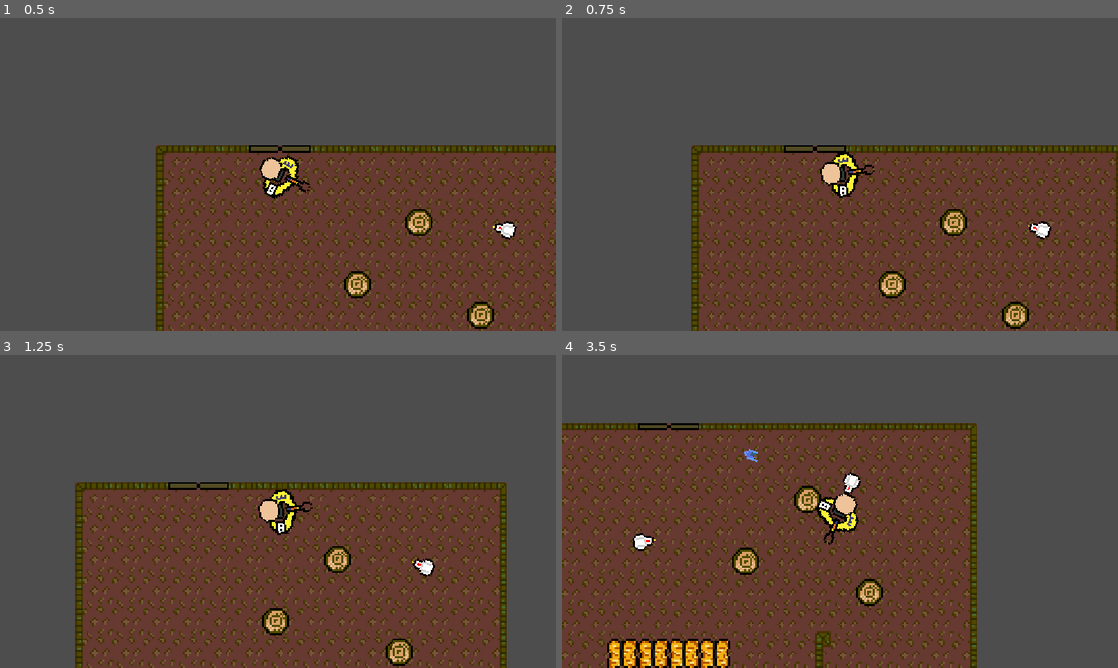
Above: before the commit, frames 1-4 (two rows, left to right).
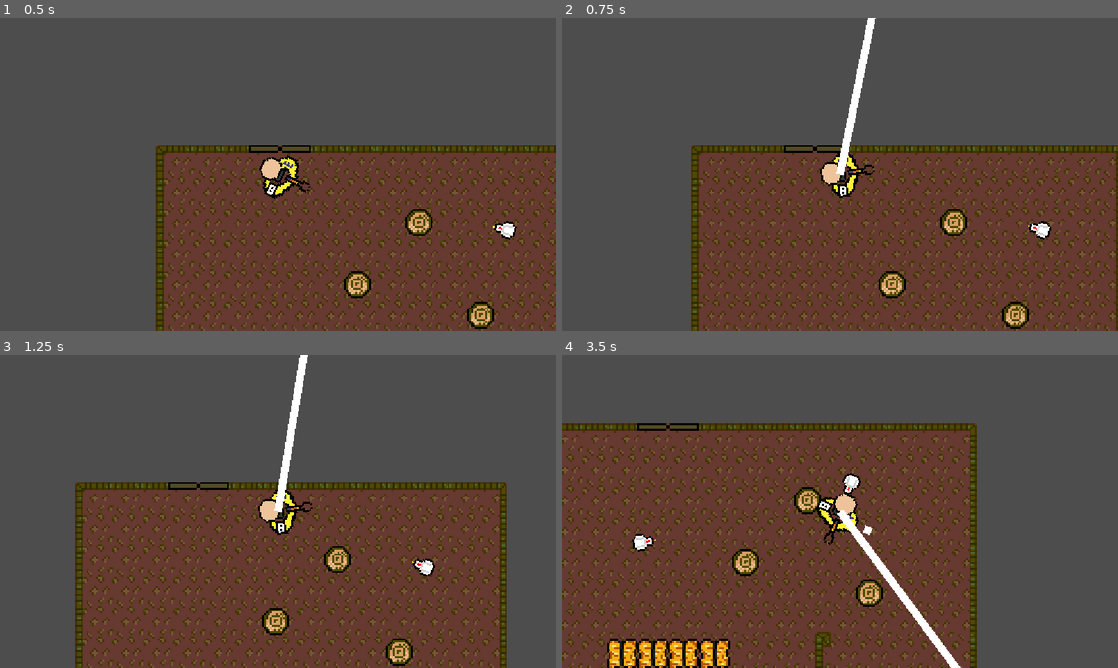
Above: after the commit, the same moments.

Repository: C6-H/BouncyBulletBounce
Game: Godot game, scene res://Scenes/Rooms/room.tscn
The game is run twice, just before and just after one commit, with the same random seed, the same clock (stepped at 60 frames per second) and the same inputs. This scene is started directly instead of the project's main scene.
Inputs (mouse positions are in pixels of both pictures, inside the frame that each line leads up to):
- Up to frame 1 (0.5 s): no input
- Up to frame 2 (0.75 s): tap Enter at 0.5 s; move the mouse to (962, 158) at 0.52 s; press the mouse at (962, 158) at 0.53 s; hold D (Right) from 0.53 s (still down)
- Up to frame 3 (1.25 s): keep holding D (Right)
- Up to frame 4 (3.5 s): move the mouse to (728, 527) at 1.27 s; release D (Right) at 1.28 s; release the mouse at (728, 527) at 1.28 s; hold S (Down) 1.28-2.03 s; click (728, 527) at 1.35 s; move the mouse to (895, 442) at 2.02 s; press the mouse at (895, 442) at 2.03 s; hold D (Right) 2.03-2.78 s; move the mouse to (812, 574) at 2.77 s; release the mouse at (812, 574) at 2.78 s; hold W (Up) from 2.78 s (still down); click (812, 574) at 2.85 s

Frame 1 is identical in both runs. In frame 2, 0.7% of the frame differs, in the area x 49-57%, y 0-51%; in frame 3, 0.7%; in frame 4, 6.6%, in the area x 0-75%, y 21-100%.

Commit message:
ReloadBar visual added

Diff:
--- a/Scenes/player.tscn
+++ b/Scenes/player.tscn
@@ -2,12 +2,17 @@
 
 [ext_resource type="Script" uid="uid://dwkqrcmt64agx" path="res://Scripts/player.gd" id="1_v0iea"]
 [ext_resource type="Texture2D" uid="uid://dlgs0pp8jj641" path="res://Assets/Player.png" id="2_cvnsp"]
+[ext_resource type="Shader" uid="uid://bv84qusjdb10y" path="res://Shaders/ReloadBar.gdshader" id="3_6t5aa"]
 
 [sub_resource type="CircleShape2D" id="CircleShape2D_22vlk"]
 radius = 11.045361
 
 [sub_resource type="CircleShape2D" id="CircleShape2D_v7ihv"]
 radius = 8.0
+
+[sub_resource type="ShaderMaterial" id="ShaderMaterial_cvnsp"]
+shader = ExtResource("3_6t5aa")
+shader_parameter/height = 0.0
 
 [node name="Player" type="CharacterBody2D" unique_id=84064236]
 z_index = 1
@@ -39,3 +44,13 @@
 [node name="Gun" type="Marker2D" parent="." unique_id=1911579320]
 position = Vector2(0, 1)
 rotation = 1.5707964
+
+[node name="ReloadBar" type="ColorRect" parent="." unique_id=1296674849]
+material = SubResource("ShaderMaterial_cvnsp")
+offset_left = 15.0
+offset_top = -9.0
+offset_right = 19.0
+offset_bottom = 5.0
+
+[node name="aim" type="Line2D" parent="." unique_id=734032842]
+width = 4.0
--- a/Scripts/bullet.gd
+++ b/Scripts/bullet.gd
@@ -1,7 +1,7 @@
 extends CharacterBody2D
 @onready var sprite_2d: Sprite2D = $Sprite2D
 
-var max_bounces = 30
+var max_bounces = 3
 var bounces = 0
 var speed: float = 10
 var collidable = true
--- a/Scripts/player.gd
+++ b/Scripts/player.gd
@@ -1,14 +1,16 @@
 extends CharacterBody2D
 var bullet_scene = preload("res://Scenes/Bullet.tscn")
 @onready var gun: Marker2D = $Gun
+@onready var reload_bar: ColorRect = $ReloadBar
+@onready var aim: Line2D = $aim
 
 
 const SPEED = 13500.0
 
 var charging = false
 @onready var reload_timer: Timer = $"Reload timer"
-var bullet_speed = 1.0
-
+var bullet_speed = 1000.0
+var max_bounces = 3
 var elapsed_time = 0.0
 
 func _physics_process(delta: float) -> void:
@@ -24,8 +26,14 @@
 
 func _process(delta: float) -> void:
 
+	if !reload_timer.is_stopped():
+		reload_bar.visible = true
+		reload_bar.material.set_shader_parameter("height", reload_timer.time_left/reload_timer.wait_time)
+	else:
+		reload_bar.visible = false
 	if Input.is_action_pressed("Shoot") and reload_timer.is_stopped():
 		charging = true
+		aimF()
 
 	if charging == true:
 		if elapsed_time < 5.0:
@@ -36,7 +44,8 @@
 
 
 	if Input.is_action_just_released("Shoot") and reload_timer.is_stopped():
-		print("shoot")
+		print(elapsed_time)
+		print(bullet_speed)
 		shoot()
 
 	if Input.is_action_just_released("Shoot") and charging:
@@ -61,3 +70,23 @@
 	bullet.rotation = rotation
 	bullet.speed = bullet_speed
 	bullet.velocity = Vector2(cos(rotation + PI/2), sin(rotation + PI/2)) * bullet_speed
+
+func ray_cast(from: Vector2, to: Vector2):
+	var space = get_world_2d().direct_space_state
+	var ray = PhysicsRayQueryParameters2D.create(from, to)
+	var data = space.intersect_ray(ray)
+	return data
+
+func aimF():
+	aim.points.clear()
+	var from_pos = position
+	while rotation < 0:
+		rotation += 2*PI
+	var v_rotation = rotation
+	var to_pos = 1000 * Vector2(cos(v_rotation), sin(v_rotation))
+	var points = []
+	for i in range(max_bounces - 1):
+		points.append(ray_cast(from_pos, to_pos).get("position"))
+		from_pos = to_pos
+		to_pos = 1000 * Vector2(cos(v_rotation + PI/2), sin(v_rotation + PI/2))
+	aim.points = points
--- /dev/null
+++ b/Shaders/ReloadBar.gdshader
@@ -0,0 +1,18 @@
+shader_type canvas_item;
+
+uniform float height: hint_range(0.0, 1.0) = 0.0;
+
+void vertex() {
+	// Called for every vertex the material is visible on.
+}
+
+void fragment() {
+	if (UV.y < 1.0 - height && COLOR.a == 1.0){
+		COLOR.a = 0.0;
+	}
+}
+
+//void light() {
+//	// Called for every pixel for every light affecting the CanvasItem.
+//	// Uncomment to replace the default light processing function with this one.
+//}
Not shown, added: Shaders/ReloadBar.gdshader.uid
